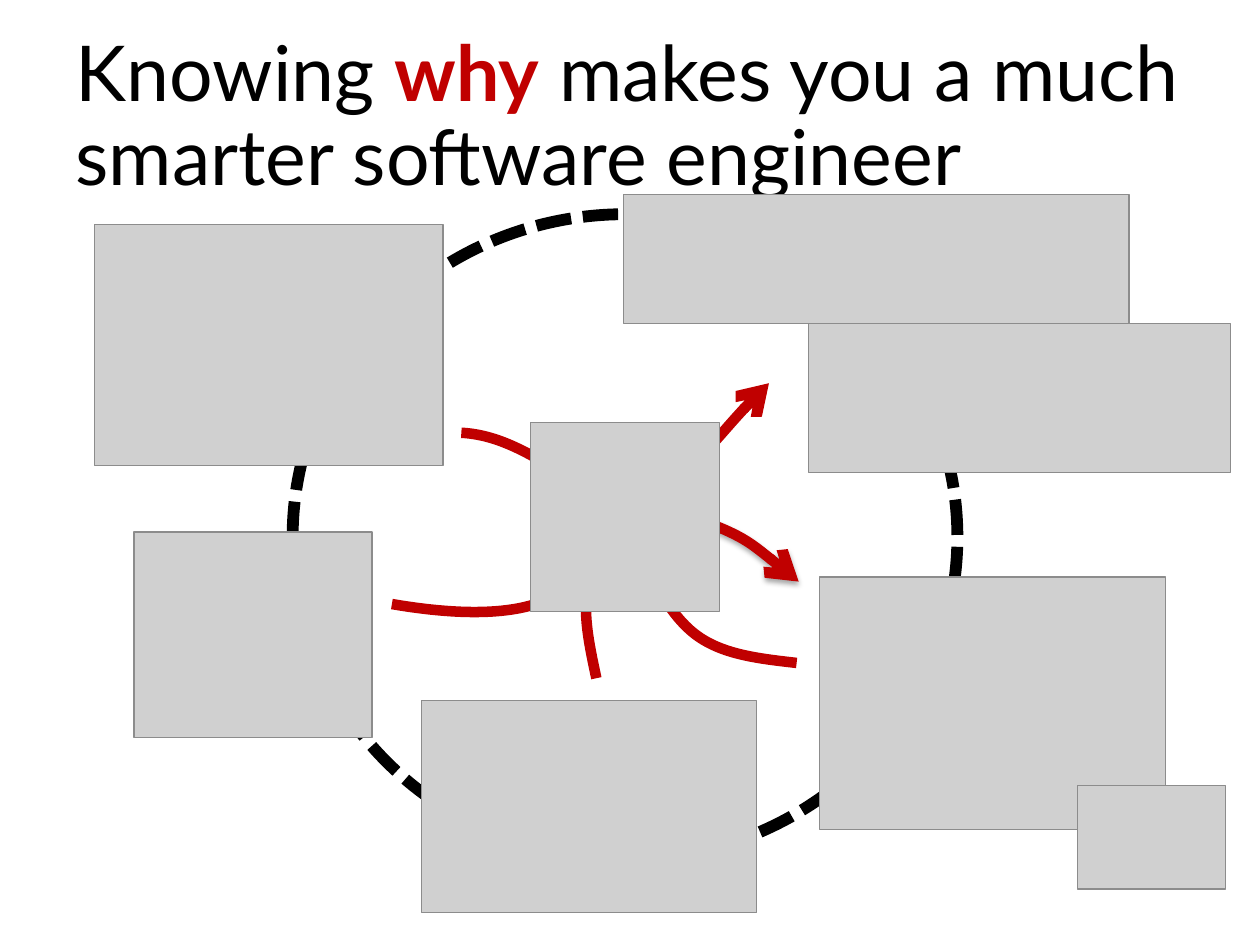
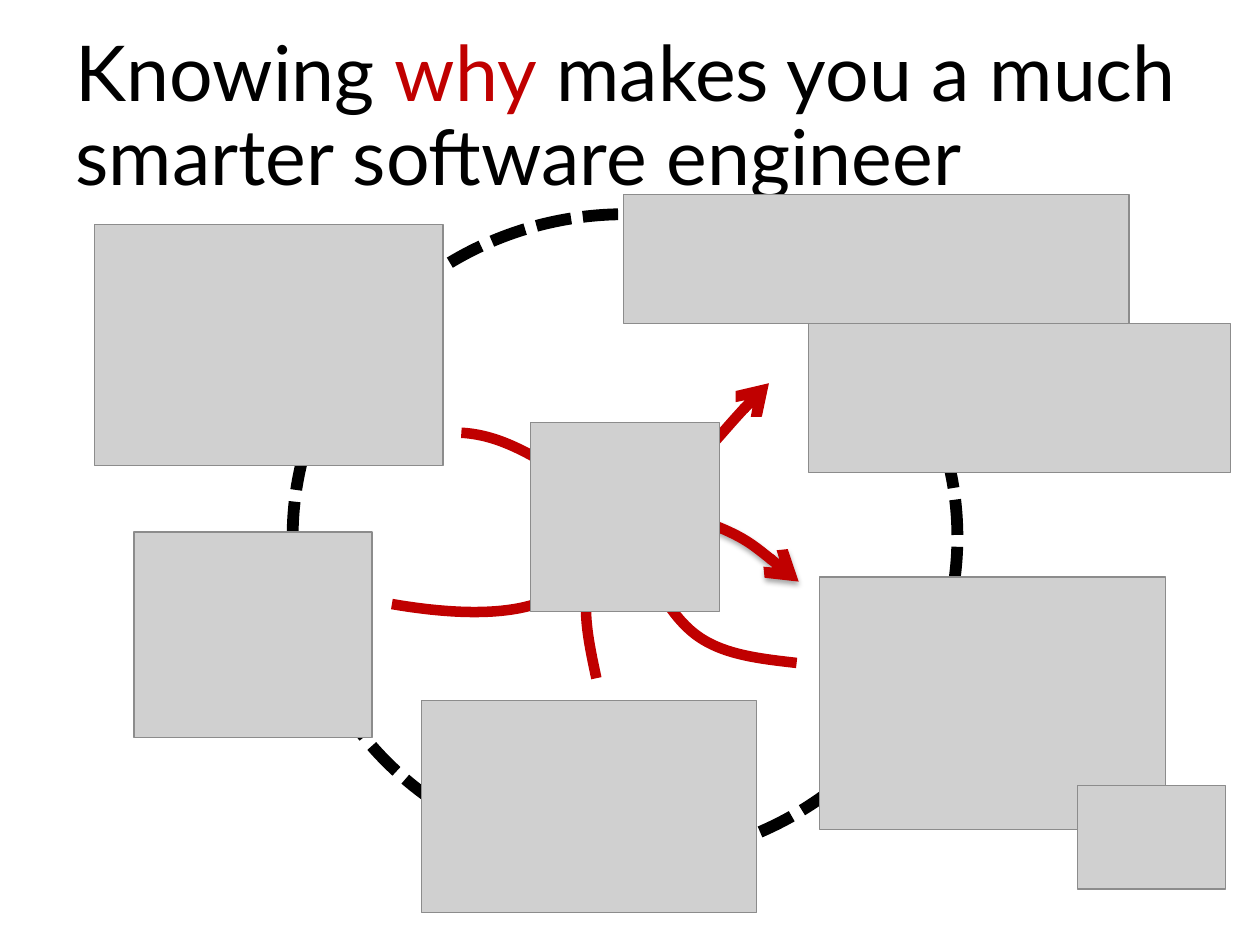
Before and after one commit to blambeau/phd, a slide deck: slide 52 of public-defense/slides.pptx. Drawn at 1260x945 pixels with LibreOffice and Linux fonts; fonts in the diff are those of the drawing; grey boxes stand for pictures. Boxes give left, top, right and bottom in pixels: in the first picture for what was removed or moved away, otherwise in the second. Text is boxed around its words. In the diff, an @@ line names an element or a change of style, - is before the commit and + after.

```diff
--- a/public-defense/slides.pptx
+++ b/public-defense/slides.pptx
@@ title "Knowing why makes you a ..." at (x1=76, y1=44, x2=1176, y2=198): bold off in "why" @@
```
Also in this commit, not shown: 4 other slides changed, 3 slides added, 1 other file.
